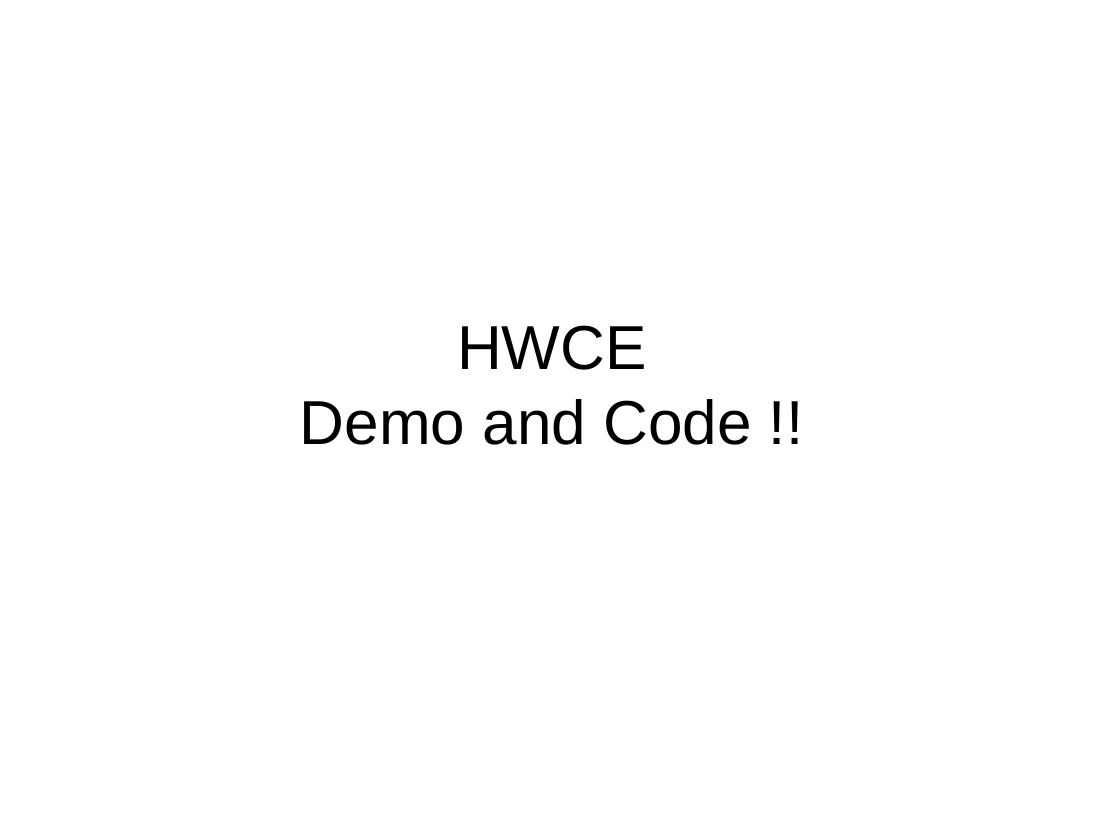
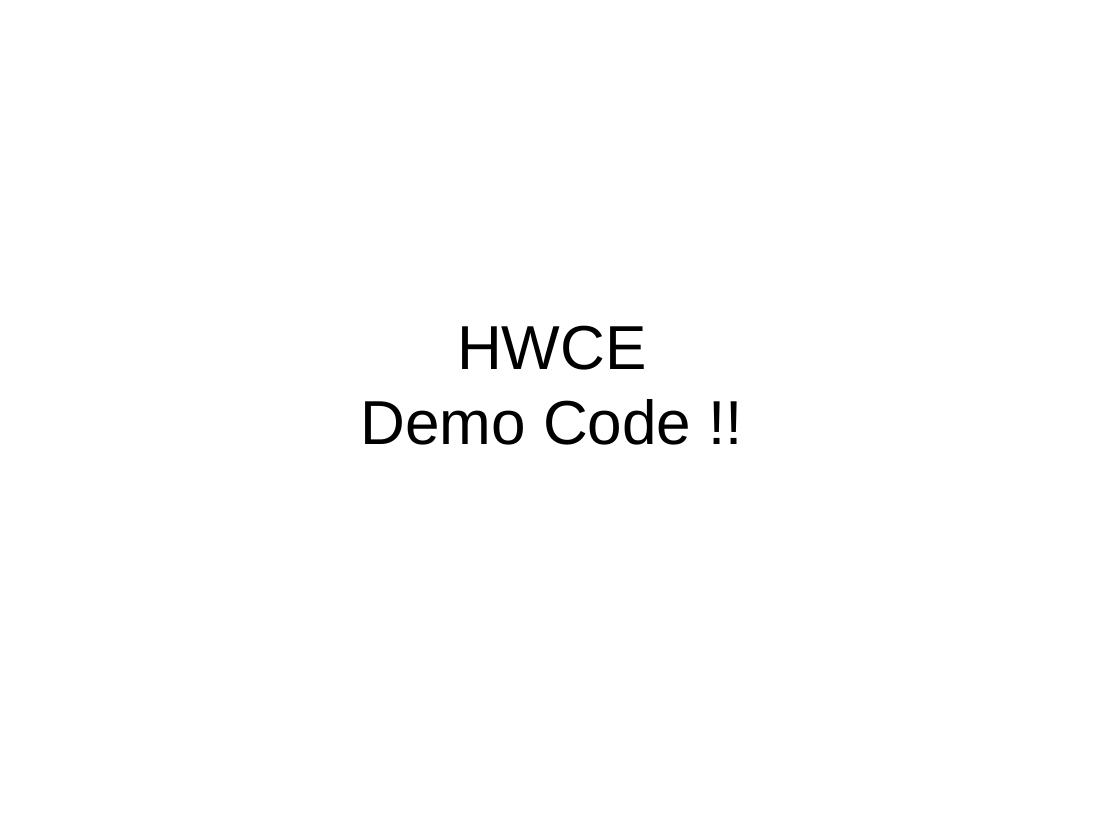
Before and after one commit to Tinvention/Training-websocket-with-spring, a slide deck: slide 16 of websocket-with-spring.odp (slide 17 before the commit). Drawn at 1120x840 pixels with LibreOffice and Linux fonts; fonts in the diff are those of the drawing; background and template pictures are left out. Boxes give left, top, right and bottom in pixels: in the first picture for what was removed or moved away, otherwise in the second. Text is boxed around its words. In the diff, an @@ line names an element or a change of style, - is before the commit and + after.

```diff
--- a/websocket-with-spring.odp
+++ b/websocket-with-spring.odp
@@ title at (360,325,691,445): text changed @@
-HWCE
-Demo and Code !!
+HWCE
+Demo Code !!
```
Also in this commit, not shown: 1 slide removed, 3 other files.
